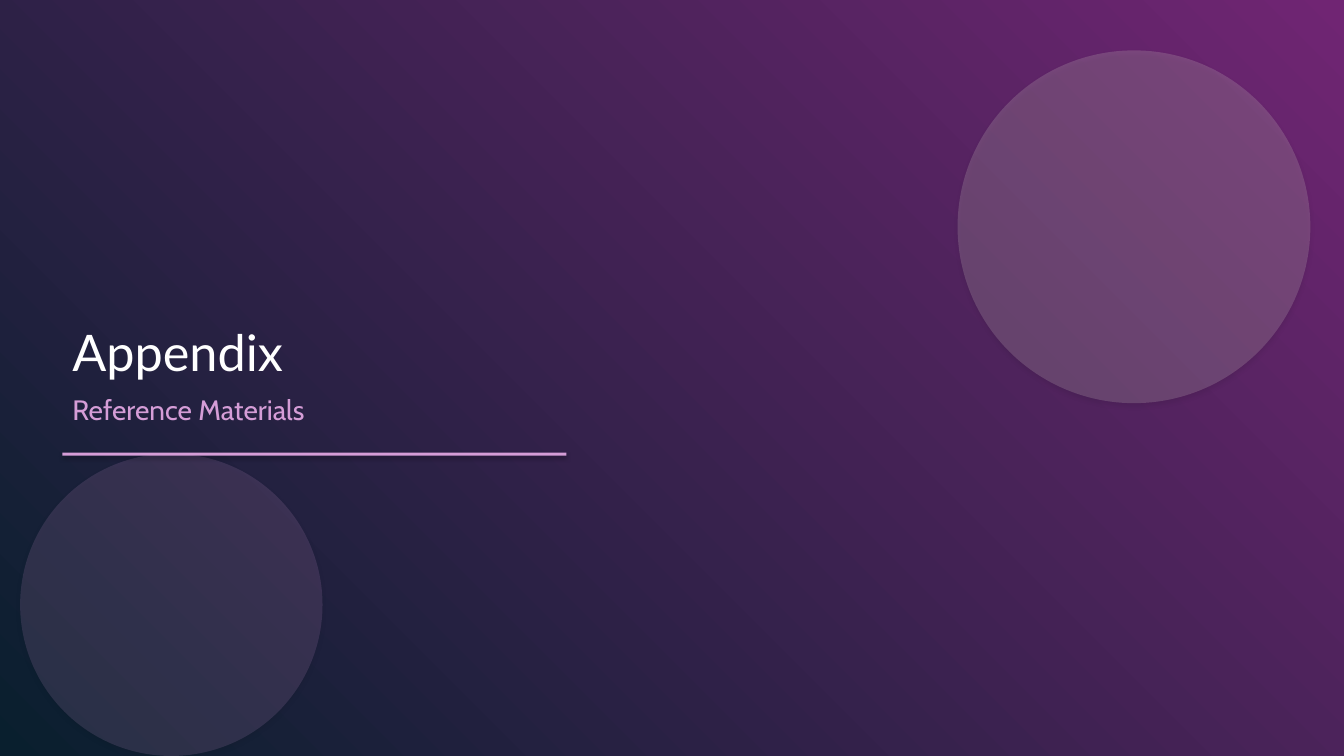
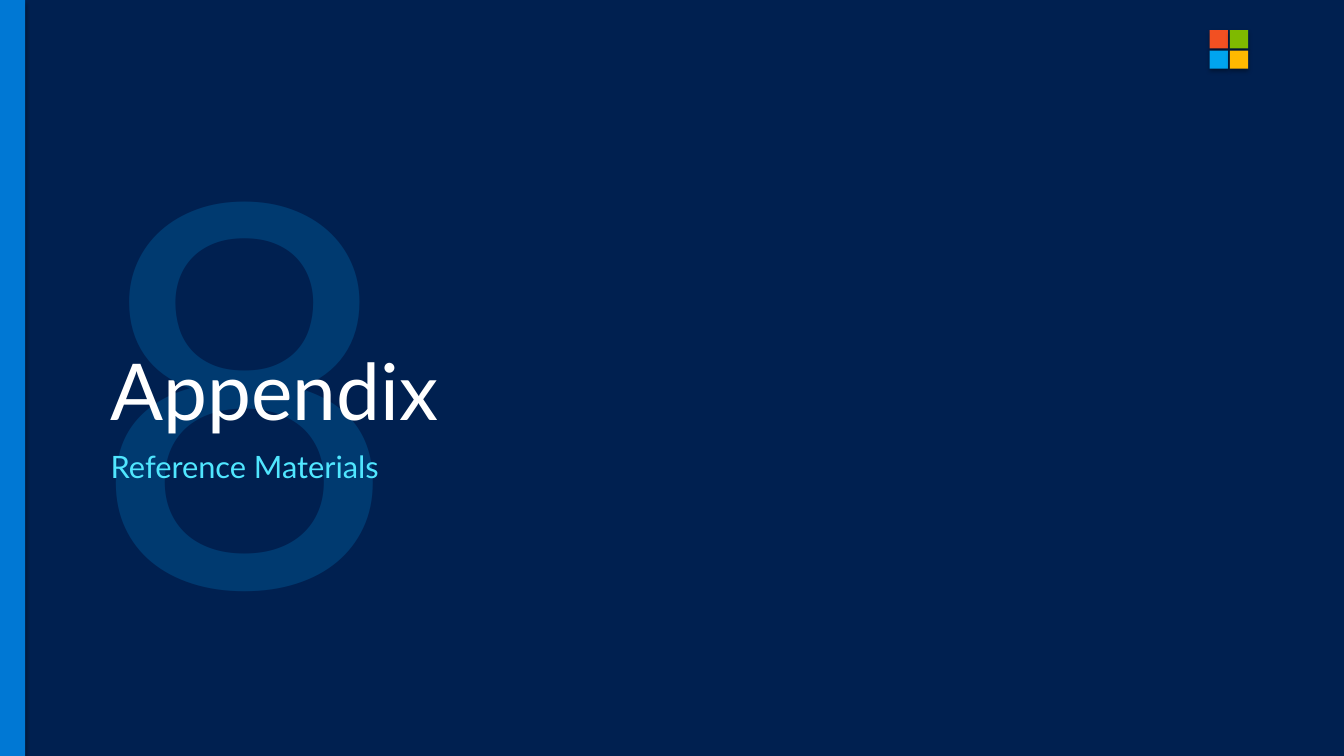
Before and after one commit to cloudtoso/Agent-365-POC, a slide deck: slide 41 of Agent365-PoV-Deck.pptx. Drawn at 1344x756 pixels with LibreOffice and Linux fonts; fonts in the diff are those of the drawing. Boxes give left, top, right and bottom in pixels: in the first picture for what was removed or moved away, otherwise in the second. Text is boxed around its words. In the diff, an @@ line names an element or a change of style, - is before the commit and + after.

```diff
--- a/Agent365-PoV-Deck.pptx
+++ b/Agent365-PoV-Deck.pptx
@@ background #FFFFFF to #002050 @@
@@ rectangle resized from (x1=0, y1=0, x2=1344, y2=756) to (x1=0, y1=0, x2=25, y2=756) @@
@@ rectangle at (x1=0, y1=0, x2=25, y2=756): fill gradient #702573 to #091F2E to #0078D4 @@
@@ ellipse removed at (x1=958, y1=50, x2=1311, y2=403) @@
@@ rectangle added at (x1=1210, y1=30, x2=1228, y2=48), fill #F25022 @@
@@ rectangle added at (x1=1210, y1=50, x2=1228, y2=69), fill #00A4EF @@
@@ rectangle added at (x1=1230, y1=30, x2=1248, y2=48), fill #7FBA00 @@
@@ rectangle added at (x1=1230, y1=50, x2=1248, y2=69), fill #FFB900 @@
@@ text "Appendix" moved from (x1=72, y1=334, x2=304, y2=421) to (x1=111, y1=362, x2=439, y2=478) @@
@@ text "Appendix" at (x1=111, y1=362, x2=439, y2=478): size 36 to 56 pt in "Appendix"; size 20 to 22 pt, font Cabin to Lato, text colour #D59DD7 to #50E6FF in "Reference Materials" @@
@@ text added at (x1=91, y1=362, x2=400, y2=479), 380 pt, text #003A70 @@
+8
@@ ellipse removed at (x1=20, y1=454, x2=323, y2=756) @@
@@ rectangle removed at (x1=63, y1=453, x2=567, y2=456) @@
```
Also in this commit, not shown: 42 other slides changed, 1 slide added, 1 slide removed, 1 other file.
